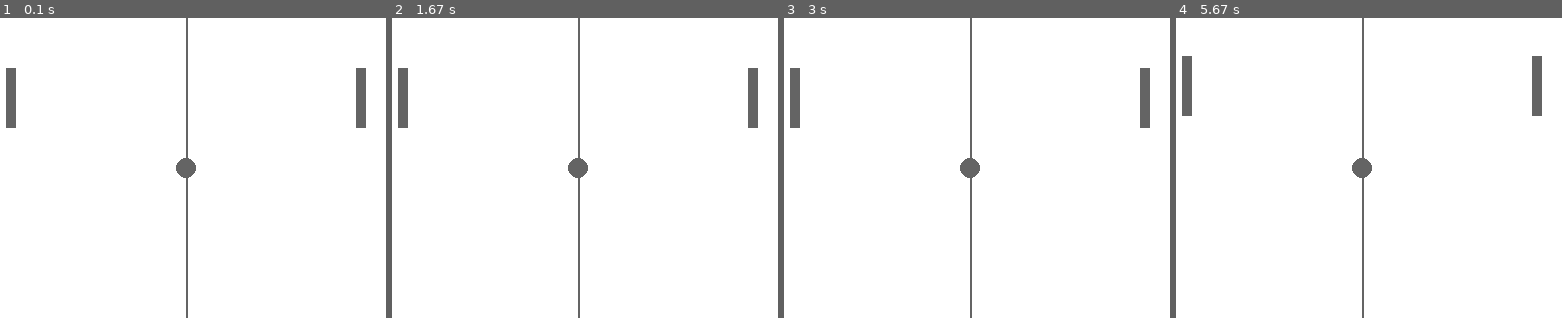
Above: before the commit, frames 1-4 (left to right).
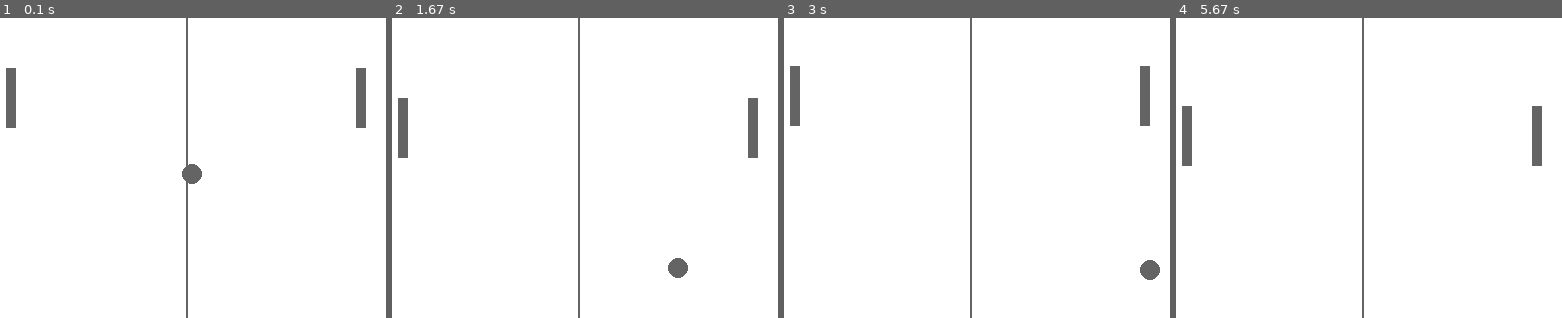
Above: after the commit, the same moments.

Repository: MarcBernstein0/pygame-pong
Game: pygame game, started from main.py
The game is run twice, just before and just after one commit, with the same random seed, the same clock (stepped at 60 frames per second) and the same inputs.
Inputs:
- Up to frame 1 (0.1 s): no input
- Up to frame 2 (1.67 s): hold W 0.33-0.8 s; hold Up 0.33-0.8 s; hold Down from 1.33 s (still down); hold S from 1.33 s (still down)
- Up to frame 3 (3 s): release Down at 1.8 s; release S at 1.8 s; hold Up 1.83-2.2 s; hold W 1.83-2.2 s; hold Down 2.23-2.6 s; hold S 2.23-2.6 s; hold Up 2.63-2.93 s; hold W 2.63-2.93 s; hold Down from 2.97 s (still down); hold S from 2.97 s (still down)
- Up to frame 4 (5.67 s): release Down at 3.27 s; release S at 3.27 s; hold Up 3.3-3.67 s; hold W 3.3-3.67 s; hold Down 3.7-4.07 s; hold S 3.7-4.07 s; hold Up 4.1-4.4 s; hold W 4.1-4.4 s; hold Down 4.43-4.73 s; hold S 4.43-4.73 s; hold Up 4.77-5.13 s; hold W 4.77-5.13 s; hold Down 5.17-5.53 s; hold S 5.17-5.53 s; hold Up from 5.57 s (still down); hold W from 5.57 s (still down)

The runs differ from the first frame. In frame 1, 0.3% of the frame differs, in the area x 45-53%, y 46-56%; in frame 2, 1.5%; in frame 3, 0.6%; in frame 4, 2.0%, in the area x 1-95%, y 12-54%.

Commit message:
fixed issue with paddles not moving properly

Diff:
--- a/main.py
+++ b/main.py
@@ -40,43 +40,43 @@
     while running:
         # Get inputs
         for event in pygame.event.get():
-            # print(event.type)
+            #print(event.type)
             if event.type == QUIT:
                 pygame.quit()
                 return
 
             # Gets sequence of boolean values representing state of every key on
             # keyboard and if they have been pressed
-            pressed = pygame.key.get_pressed()
-            print(pressed)
-            if pressed[K_ESCAPE]:
-                pygame.quit()
-                return
+        pressed = pygame.key.get_pressed()
+        # print(pressed)
+        if pressed[K_ESCAPE]:
+            pygame.quit()
+            return
 
-            if pressed[K_w]:
-                left_paddle_y -= PADDLESPEED
-            elif pressed[K_s]:
-                left_paddle_y += PADDLESPEED
+        if pressed[K_w]:
+            left_paddle_y -= PADDLESPEED
+        elif pressed[K_s]:
+            left_paddle_y += PADDLESPEED
 
-            if pressed[K_UP]:
-                right_paddle_y -= PADDLESPEED
-            elif pressed[K_DOWN]:
-                right_paddle_y += PADDLESPEED
+        if pressed[K_UP]:
+            right_paddle_y -= PADDLESPEED
+        elif pressed[K_DOWN]:
+            right_paddle_y += PADDLESPEED
 
-            # Handle if paddle has gone above or below the the screen
-            if left_paddle_y < 0:
-                left_paddle_y = 0
-            if left_paddle_y > WINDOW_HEIGHT - PADDLEHEIGHT:
-                left_paddle_y = WINDOW_HEIGHT - PADDLEHEIGHT
-            if right_paddle_y < 0:
-                right_paddle_y = 0
-            if right_paddle_y > WINDOW_HEIGHT - PADDLEHEIGHT:
-                right_paddle_y = WINDOW_HEIGHT - PADDLEHEIGHT
-            # if event.type == KEYDOWN:
-            #     # print(event.key)
-            #     if event.key == K_ESCAPE:
-            #         pygame.quit()
-            #         return
+        # Handle if paddle has gone above or below the the screen
+        if left_paddle_y < 0:
+            left_paddle_y = 0
+        if left_paddle_y > WINDOW_HEIGHT - PADDLEHEIGHT:
+            left_paddle_y = WINDOW_HEIGHT - PADDLEHEIGHT
+        if right_paddle_y < 0:
+            right_paddle_y = 0
+        if right_paddle_y > WINDOW_HEIGHT - PADDLEHEIGHT:
+            right_paddle_y = WINDOW_HEIGHT - PADDLEHEIGHT
+
+        if ball_Y < BALLSIZE: # ball has hit the top of the screen
+            ball_Y_momentum = 1
+        if ball_Y > WINDOW_HEIGHT - BALLSIZE: # ball has hit the bottom
+            ball_Y_momentum = -1
 
 
         # Processing
@@ -84,6 +84,9 @@
         left_paddle_rect = pygame.Rect(PADDLEINSET, left_paddle_y, PADDLEWIDTH, PADDLEHEIGHT)
         right_paddle_rect = pygame.Rect(WINDOW_WIDTH - PADDLEINSET - PADDLEWIDTH, right_paddle_y,
                                         PADDLEWIDTH, PADDLEHEIGHT)
+
+        ball_X = ball_X + ball_X_momentum
+        ball_Y = ball_Y + ball_Y_momentum
 
         # Render elements of the game
         GAME_WINDOW.fill(BACKGROUND) # Fill a surface with a solid color
